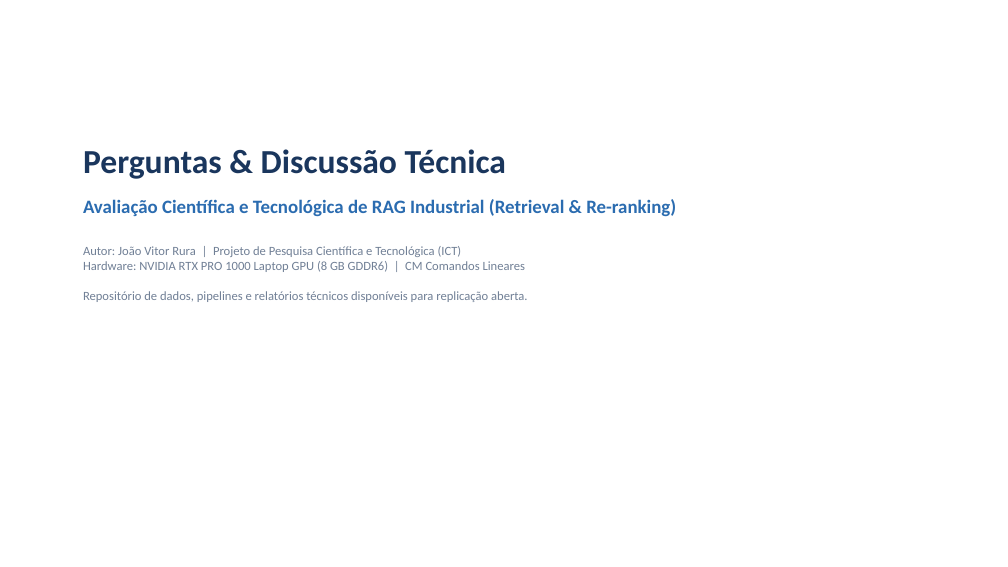
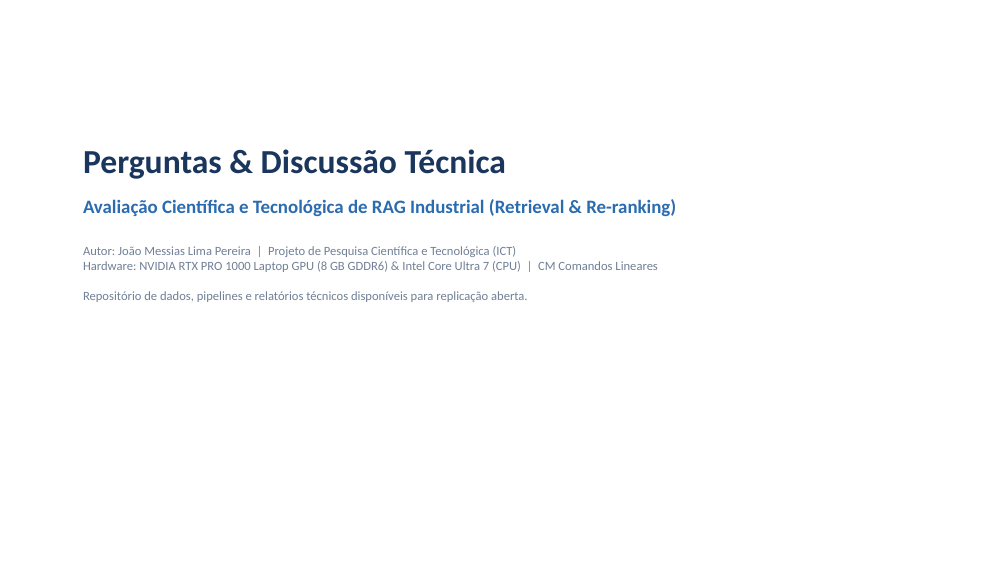
Before and after one commit to joaorura/rag_eval, a slide deck: slide 12 of docs/apresentacao_pesquisa_reuniao.pptx (slide 11 before the commit). Drawn at 1008x567 pixels with LibreOffice and Linux fonts; fonts in the diff are those of the drawing. Boxes give left, top, right and bottom in pixels: in the first picture for what was removed or moved away, otherwise in the second. Text is boxed around its words. In the diff, an @@ line names an element or a change of style, - is before the commit and + after.

Commit message:
docs: update author to João Messias Lima Pereira and add CPU-only server architecture recommendations

```diff
--- a/docs/apresentacao_pesquisa_reuniao.pptx
+++ b/docs/apresentacao_pesquisa_reuniao.pptx
@@ text at [83, 246, 657, 302]: text changed @@
-Autor: João Vitor Rura | Projeto de Pesquisa Científica e Tecnológica (ICT)
-Hardware: NVIDIA RTX PRO 1000 Laptop GPU (8 GB GDDR6) | CM Comandos Lineares
-Repositório de dados, pipelines e relatórios técnicos disponíveis para replicação aberta.
+Autor: João Messias Lima Pereira | Projeto de Pesquisa Científica e Tecnológica (ICT)
+Hardware: NVIDIA RTX PRO 1000 Laptop GPU (8 GB GDDR6) & Intel Core Ultra 7 (CPU) | CM Comandos Lineares
+Repositório de dados, pipelines e relatórios técnicos disponíveis para replicação aberta.
```
Also in this commit, not shown: 3 other slides changed, 1 slide added, 34 other files.
